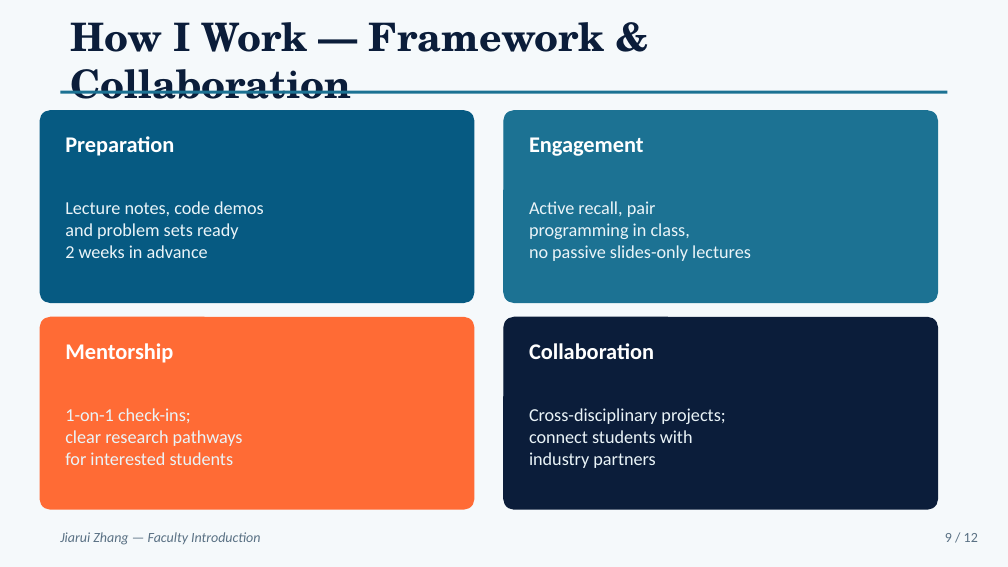
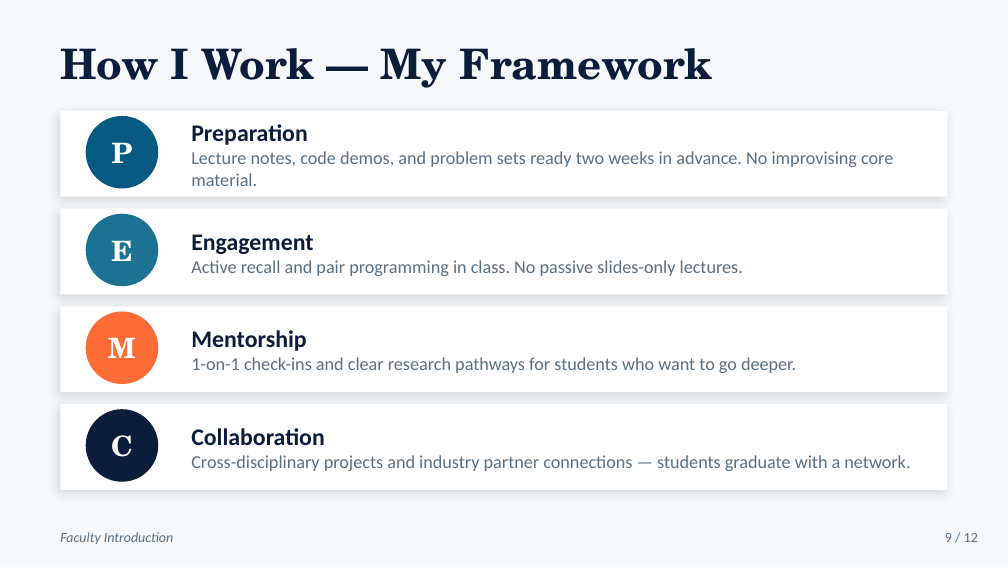
Before and after one commit to zjr506/ppttest, a slide deck: slide 9 of Faculty_Introduction.pptx. Drawn at 1008x567 pixels with LibreOffice and Linux fonts; fonts in the diff are those of the drawing. Boxes give left, top, right and bottom in pixels: in the first picture for what was removed or moved away, otherwise in the second. Text is boxed around its words. In the diff, an @@ line names an element or a change of style, - is before the commit and + after.

```diff
--- a/Faculty_Introduction.pptx
+++ b/Faculty_Introduction.pptx
@@ text at (x1=60, y1=48, x2=712, y2=88): text changed; size 28 to 30 pt @@
-How I Work — Framework & Collaboration
+How I Work — My Framework
@@ rounded rectangle removed at (x1=40, y1=111, x2=474, y2=302) @@
@@ rectangle resized from (x1=60, y1=91, x2=948, y2=94) to (x1=60, y1=111, x2=948, y2=197) @@
@@ rectangle at (x1=60, y1=111, x2=948, y2=197): fill #1C7293 to #FFFFFF; shadow on @@
@@ ellipse added at (x1=86, y1=116, x2=158, y2=188), fill #065A82 @@
@@ rounded rectangle removed at (x1=504, y1=111, x2=937, y2=302) @@
@@ text removed at (x1=65, y1=136, x2=174, y2=156) @@
-Preparation
@@ text added at (x1=111, y1=142, x2=132, y2=163), 20 pt, text #FFFFFF, bold @@
+P
@@ text at (x1=191, y1=124, x2=893, y2=186): text changed; text colour #EAF4F8 to #5A7184 @@
-Lecture notes, code demos
-and problem sets ready
-2 weeks in advance
+Preparation
+Lecture notes, code demos, and problem sets ready two weeks in advance. No improvising core material.
@@ text removed at (x1=529, y1=137, x2=644, y2=156) @@
-Engagement
@@ rectangle added at (x1=60, y1=209, x2=948, y2=294), fill #FFFFFF @@
@@ ellipse added at (x1=86, y1=214, x2=158, y2=286), fill #1C7293 @@
@@ text at (x1=191, y1=234, x2=743, y2=276): text changed; text colour #EAF4F8 to #5A7184 @@
-Active recall, pair
-programming in class,
-no passive slides-only lectures
+Engagement
+Active recall and pair programming in class. No passive slides-only lectures.
@@ text added at (x1=111, y1=240, x2=132, y2=261), 20 pt, text #FFFFFF, bold @@
+E
@@ rounded rectangle removed at (x1=40, y1=318, x2=474, y2=509) @@
@@ rectangle added at (x1=60, y1=306, x2=948, y2=392), fill #FFFFFF @@
@@ ellipse added at (x1=86, y1=311, x2=158, y2=384), fill #FF6B35 @@
@@ rounded rectangle removed at (x1=504, y1=318, x2=937, y2=509) @@
@@ text removed at (x1=65, y1=343, x2=173, y2=363) @@
-Mentorship
@@ text added at (x1=108, y1=337, x2=135, y2=358), 20 pt, text #FFFFFF, bold @@
+M
@@ text at (x1=191, y1=330, x2=796, y2=373): text changed; text colour #EAF4F8 to #5A7184 @@
-1-on-1 check-ins;
-clear research pathways
-for interested students
+Mentorship
+1-on-1 check-ins and clear research pathways for students who want to go deeper.
@@ text removed at (x1=529, y1=343, x2=654, y2=359) @@
-Collaboration
@@ rectangle added at (x1=60, y1=404, x2=948, y2=490), fill #FFFFFF @@
@@ ellipse added at (x1=86, y1=409, x2=158, y2=482), fill #0B1D3A @@
@@ text added at (x1=111, y1=435, x2=133, y2=457), 20 pt, text #FFFFFF, bold @@
+C
@@ text at (x1=191, y1=428, x2=910, y2=471): text changed; text colour #EAF4F8 to #5A7184 @@
-Cross-disciplinary projects;
-connect students with
-industry partners
+Collaboration
+Cross-disciplinary projects and industry partner connections — students graduate with a network.
@@ text at (x1=60, y1=532, x2=173, y2=544): text changed @@
-Jiarui Zhang — Faculty Introduction
+Faculty Introduction
```
Also in this commit, not shown: 10 other slides changed, 1 slide added, 1 slide removed, 1 other file.
